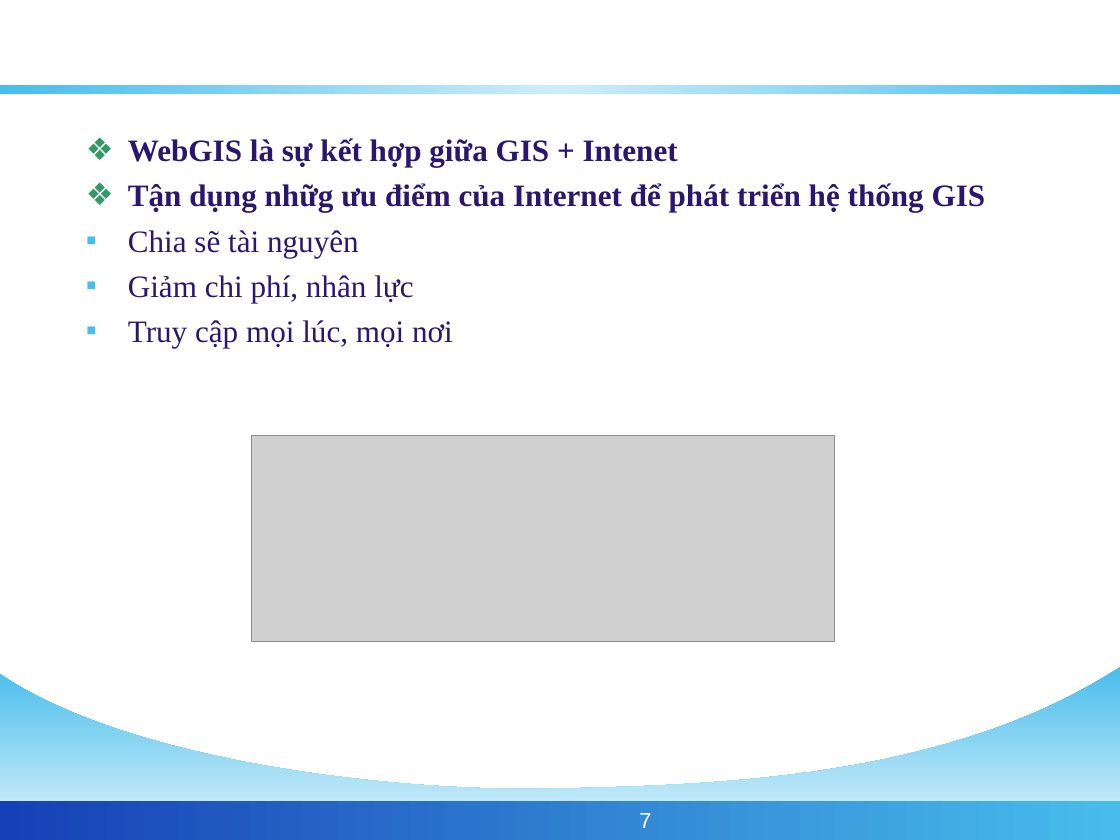
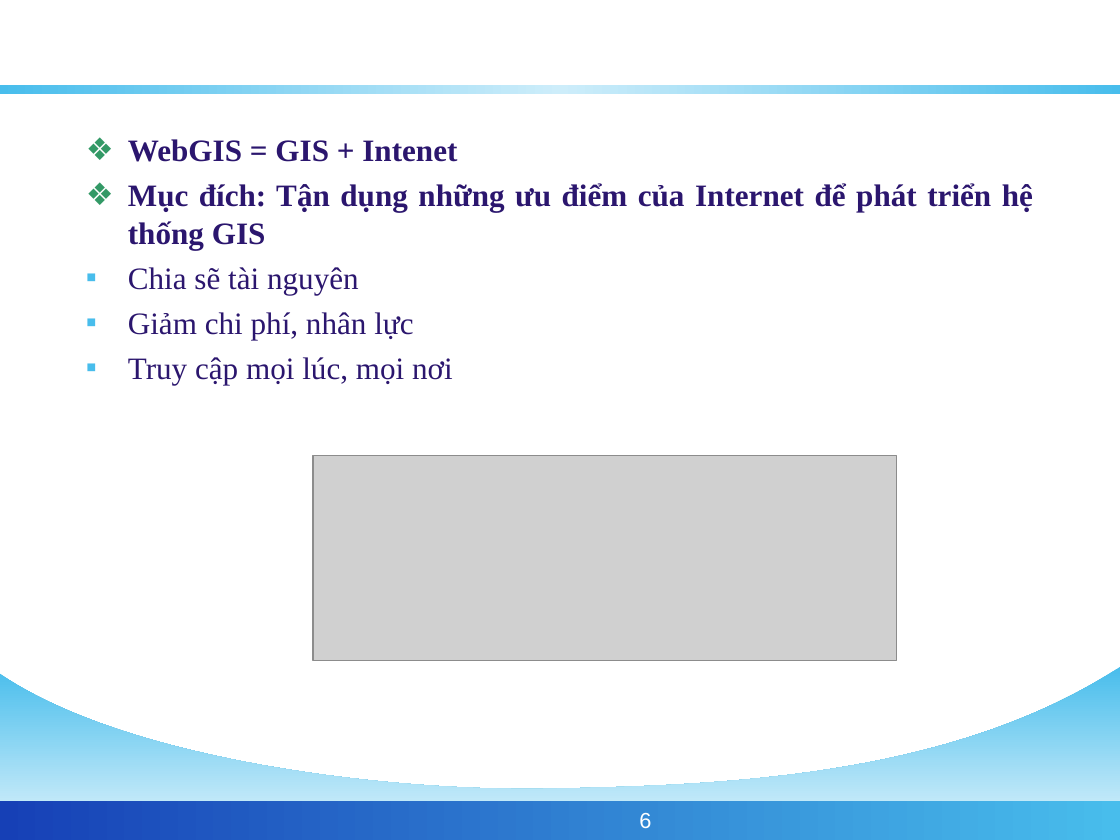
Before and after one commit to phamngsinh/cantho-webgis, a slide deck: slide 6 of Document/Bao Cao/BaoCaoLuanVan.ppt (slide 7 before the commit). Drawn at 1120x840 pixels with LibreOffice and Linux fonts; fonts in the diff are those of the drawing; grey boxes stand for pictures; background and template pictures are left out. Boxes give left, top, right and bottom in pixels: in the first picture for what was removed or moved away, otherwise in the second. Text is boxed around its words. In the diff, an @@ line names an element or a change of style, - is before the commit and + after.

```diff
--- a/Document/Bao Cao/BaoCaoLuanVan.ppt
+++ b/Document/Bao Cao/BaoCaoLuanVan.ppt
@@ text at (x1=128, y1=139, x2=1033, y2=250): text changed @@
-  ❖ WebGIS là sự kết hợp giữa GIS + Intenet
-  ❖ Tận dụng nhữg ưu điểm của Internet để phát triển hệ thống GIS
+  ❖ WebGIS = GIS + Intenet
+  ❖ Mục đích: Tận dụng những ưu điểm của Internet để phát triển hệ thống GIS
@@ picture moved from (x1=251, y1=436, x2=834, y2=641) to (x1=314, y1=455, x2=897, y2=660) @@
@@ page number at (x1=639, y1=813, x2=651, y2=828): text changed @@
-7
+6
```
Also in this commit, not shown: 7 other slides changed, 1 slide added, 2 slides removed.
